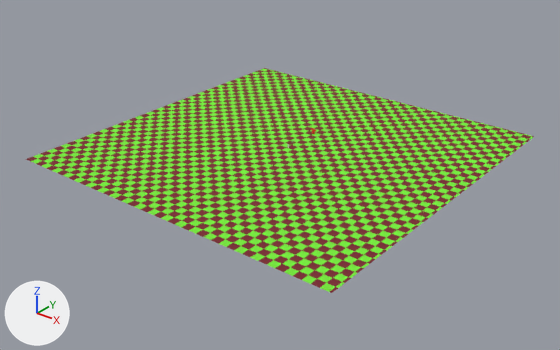
An edit to the Blender file game.blend, drawn before and after from the same camera.
Both versions are drawn from a 50 mm camera at (60.5, -77.5, 43.4) aimed at (1.0, -3.1, -2.7). Arrows for +X, +Y and +Z are at lower left; the lights stay in place.

The first picture shows 'floor'.
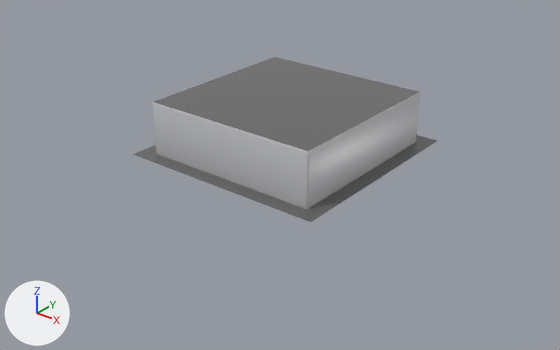
What differs and where, as boxes [x1, y1, x2, y2] in the pictures (560 x 350 px):
'floor', recoloured, moved, rescaled: before [26, 68, 534, 293]; after [133, 135, 437, 222]
'Room', added: after [153, 57, 420, 209]
    faces in mat_material_steel2 (light grey #c7c8cb): [153, 57, 420, 209]
    faces in mat_floor (grey #737373): [154, 57, 419, 151]

What changed in the scene script:
```text
Add mat_floor:
    mat_floor = principled_material('Floor')
    mat_floor.base_color = (0.171, 0.171, 0.171)  # grey #737373
    mat_floor.metallic = 0.396
    mat_floor.roughness = 0.23
    mat_floor.specular_ior_level = 1.0
    mat_floor.sheen_weight = 0.0438
Add mat_material_steel2:
    mat_material_steel2 = principled_material('Material.steel2')
    mat_material_steel2.base_color = (0.572, 0.579, 0.598)  # light grey #c7c8cb
    mat_material_steel2.roughness = 0.341
    mat_material_steel2.specular_ior_level = 0.435
    mat_material_steel2.sheen_weight = 0.0186
Change me_plane:
    where me_plane.from_pydata(...)  # 4 vertices, 1 face; spans x -1.0..1.0, y -1.0..1.0, z 0.0
    remove me_plane.materials.append(mat_floormat)
    add me_plane.materials.append(mat_floor)  # grey #737373
Add me_cube_006:
    me_cube_006.from_pydata([(-1.0, -1.0, -1.0), (-1.0, -1.0, 1.0), (-1.0, 1.0, -1.0), (-1.0, 1.0, 1.0), (1.0, -1.0, -1.0), (1.0, -1.0, 1.0), (1.0, 1.0, -1.0), (1.0, 1.0, 1.0)], [], [(0, 2, 3, 1), (2, 6, 7, 3), (6, 4, 5, 7), (4, 0, 1, 5), (2, 0, 4, 6), (7, 5, 1, 3)])
    me_cube_006.polygons.foreach_set('use_smooth', [True] * 6)
    for i in [4, 5]: me_cube_006.polygons[i].material_index = 1
    me_cube_006.materials.append(mat_material_steel2)  # light grey #c7c8cb
    me_cube_006.materials.append(mat_floor)  # grey #737373
Change ob_floor:
    remove ob_floor.parent = ob_player
    remove ob_floor.matrix_parent_inverse = Matrix(((14.59, 0.0, 0.0, 0.0), (0.0, 14.59, 0.0, 0.0), (0.0, 0.0, 4.067, 0.0), (0.0, 0.0, 0.0, 1.0)))
    ob_floor.location: (0.0, 0.0, -0.25) -> (0.0, 0.0, 0.00688)
    ob_floor.scale: (25.0, 25.0, 25.0) -> (15.0, 15.0, 15.0)
Add ob_room:
    ob_room = bpy.data.objects.new('Room', me_cube_006)
    ob_room.location = (0.0, 0.0, 3.68)
    ob_room.scale = (12.8, 12.8, 3.75)
    _m = ob_room.modifiers.new('Bevel', 'BEVEL')
    _m.width = 0.02
    _m.width_pct = 0.02
    _m.segments = 9
    _m.limit_method = 'NONE'
    _m.profile = 0.494
    _m.spread = 0.0
```
